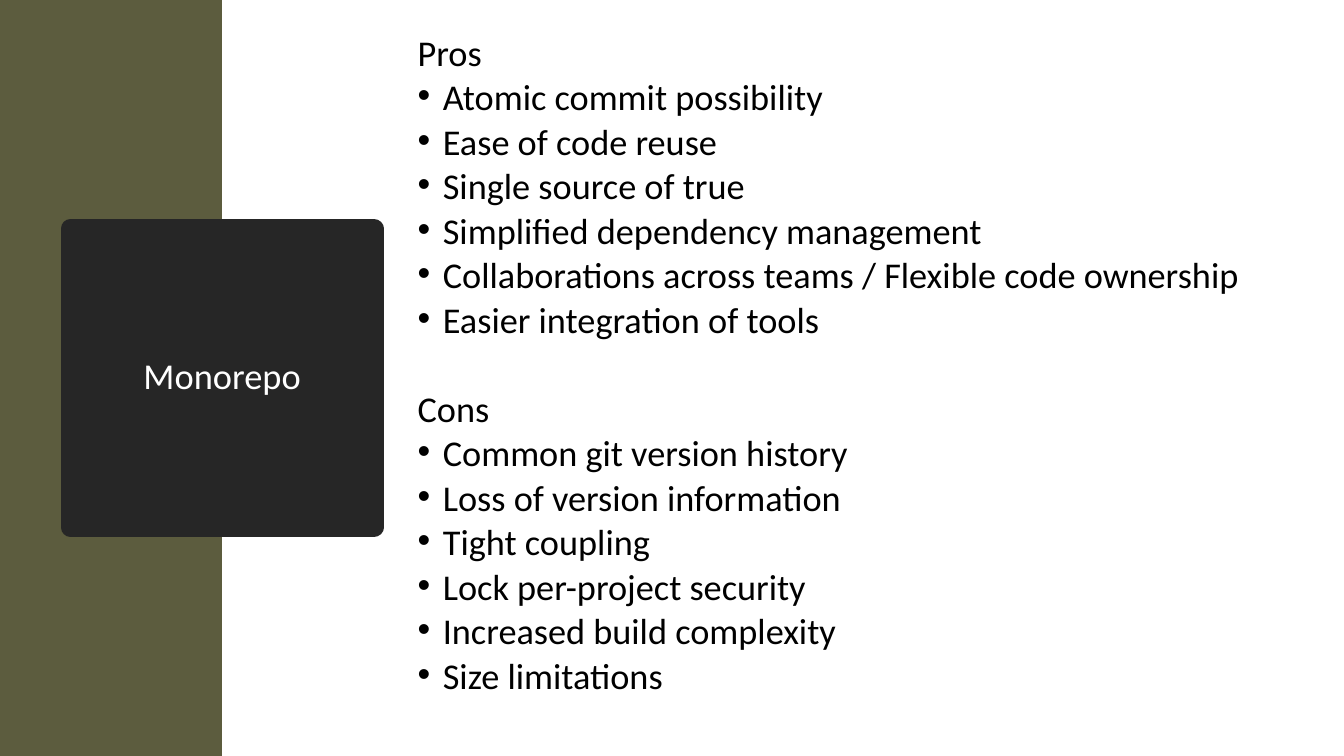
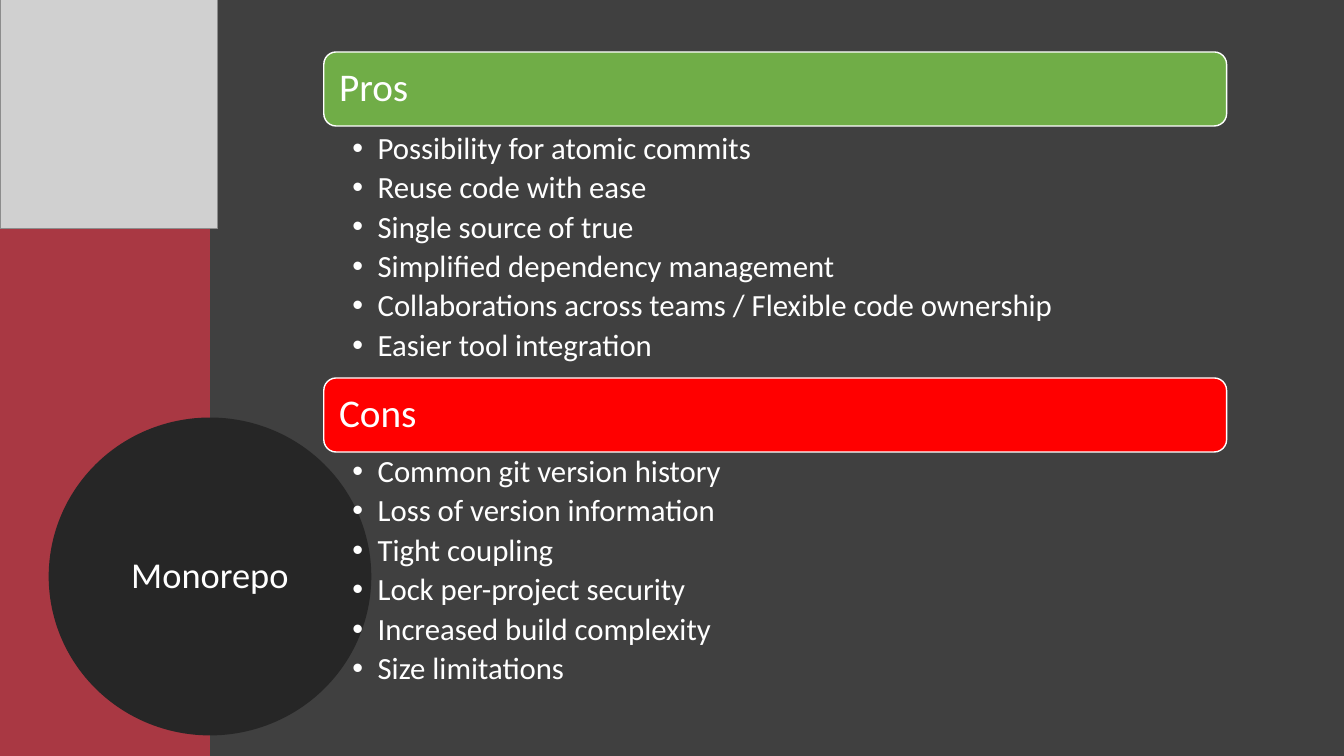
Before and after one commit to Xapuu/programingStuff, a slide deck: slide 10 of ngMeetup.pptx (slide 12 before the commit). Drawn at 1344x756 pixels with LibreOffice and Linux fonts; fonts in the diff are those of the drawing; grey boxes stand for pictures. Boxes give left, top, right and bottom in pixels: in the first picture for what was removed or moved away, otherwise in the second. Text is boxed around its words. In the diff, an @@ line names an element or a change of style, - is before the commit and + after.

```diff
--- a/ngMeetup.pptx
+++ b/ngMeetup.pptx
@@ background #FFFFFF to #404040 @@
@@ rectangle: place and size @@
-rectangle at (0, 0, 222, 756)
+rectangle at (0, 0, 210, 756)
@@ rectangle at (0, 0, 210, 756): fill #5C5C3E to #A93843 @@
@@ picture added at (0, 0, 218, 229) @@
@@ text removed at (418, 42, 1239, 690) @@
-Pros
-• Atomic commit possibility
-• Ease of code reuse
-• Single source of true
-• Simplified dependency management
-• Collaborations across teams / Flexible code ownership
-• Easier integration of tools
-Cons
-• Common git version history
-• Loss of version information
-• Tight coupling
-• Lock per-project security
-• Increased build complexity
-• Size limitations
@@ ellipse "Monorepo": place and size @@
-ellipse "Monorepo" at (71, 229, 374, 527)
+ellipse "Monorepo" at (58, 427, 362, 726)
@@ ellipse "Monorepo" at (58, 427, 362, 726): title to ellipse @@
@@ group added at (324, 52, 1227, 680): 4 texts, 2 rounded rectangles @@
+Pros
+  • Possibility for atomic commits
+  • Reuse code with ease
+  • Single source of true
+  • Simplified dependency management
+  • Collaborations across teams / Flexible code ownership
+  • Easier tool integration
+Cons
+  • Common git version history
+  • Loss of version information
+  • Tight coupling
+  • Lock per-project security
+  • Increased build complexity
+  • Size limitations
```
Also in this commit, not shown: 7 other slides changed, 14 slides added, 4 slides removed, 1 other file.
